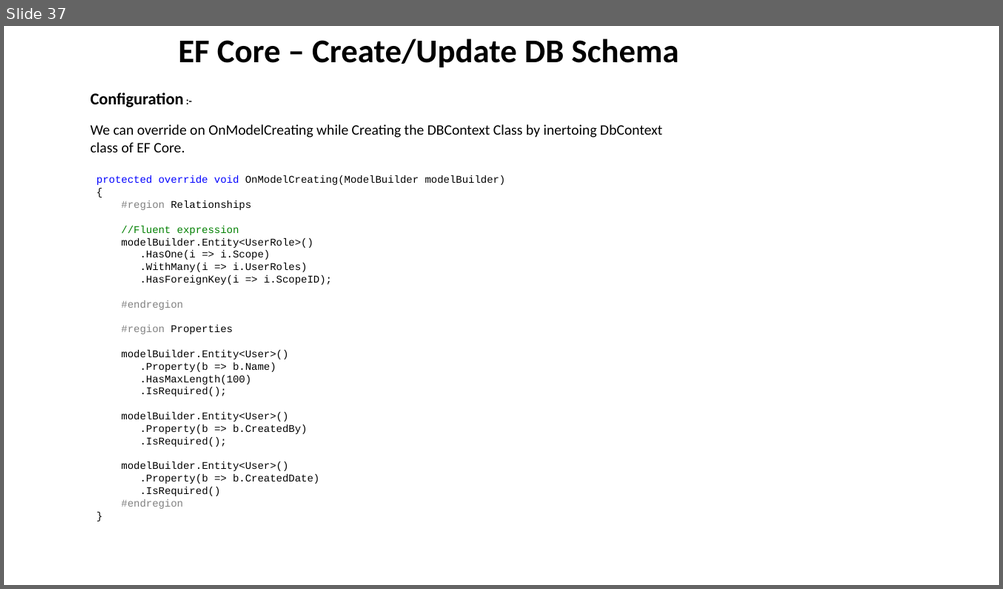
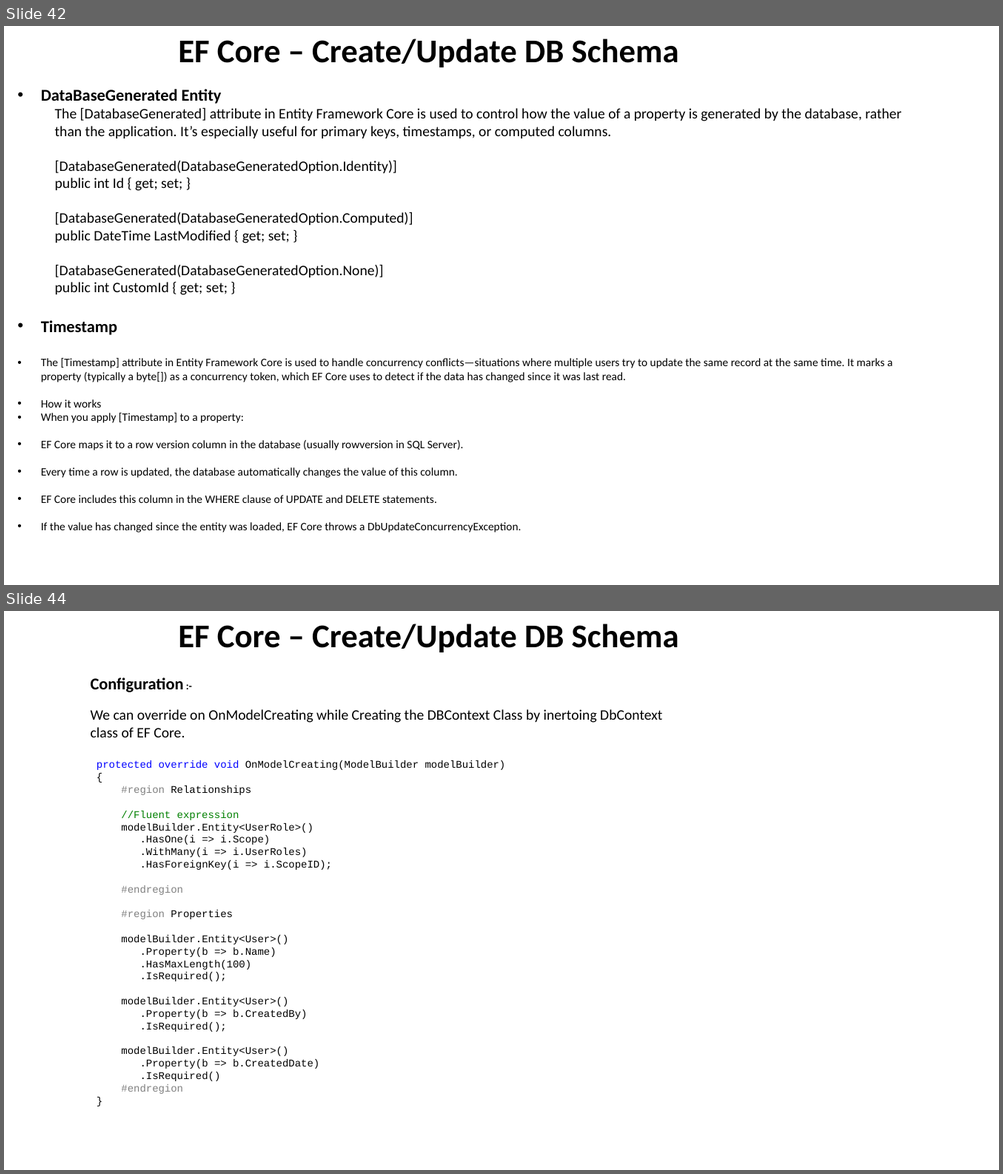
Before and after one commit to NareshESSPL/DotNetTraining, a slide deck: Documents/MVC.pptm. Shown one above the other, each under a label of ours: slide 37 before the commit, slides 42 and 44 after it; the slides between them are not shown. The pictures are 1003x589 and 1003x1174 pixels, drawn with LibreOffice and Linux fonts; fonts in the diff are those of the drawing. Boxes give left, top, right and bottom in pixels: in the first picture for what was removed or moved away, otherwise in the second. Text is boxed around its words. In the diff, an @@ line names an element or a change of style, - is before the commit and + after.

```diff
--- a/Documents/MVC.pptm
+++ b/Documents/MVC.pptm
@@ slide 42 added at [4,26,999,585], background #FFFFFF @@
@@ text added at [178,39,679,67], 32 pt, text #000000, bold @@
+EF Core – Create/Update DB Schema
@@ text added at [41,89,901,533], 11 pt, text #000000 @@
+• DataBaseGenerated Entity
+  The [DatabaseGenerated] attribute in Entity Framework Core is used to control how the value of a property is generated by the database, rather than the application. It’s especially useful for primary keys, timestamps, or computed columns.
+  [DatabaseGenerated(DatabaseGeneratedOption.Identity)]
+  public int Id { get; set; }
+  [DatabaseGenerated(DatabaseGeneratedOption.Computed)]
+  public DateTime LastModified { get; set; }
+  [DatabaseGenerated(DatabaseGeneratedOption.None)]
+  public int CustomId { get; set; }
+• Timestamp
+• The [Timestamp] attribute in Entity Framework Core is used to handle concurrency conflicts—situations where multiple users try to update the same record at the same time. It marks a property (typically a byte[]) as a concurrency token, which EF Core uses to detect if the data has changed since it was last read.
+• How it works
+• When you apply [Timestamp] to a property:
+• EF Core maps it to a row version column in the database (usually rowversion in SQL Server).
+• Every time a row is updated, the database automatically changes the value of this column.
+• EF Core includes this column in the WHERE clause of UPDATE and DELETE statements.
+• If the value has changed since the entity was loaded, EF Core throws a DbUpdateConcurrencyException.
@@ what was slide 37 is now slide 44 @@
```
Also in this commit, not shown: 7 other slides added, 1 slide removed, 15 other files.
